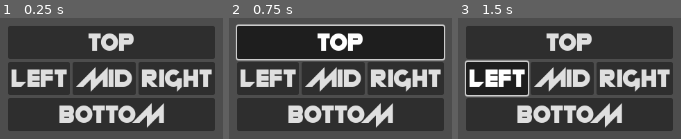
Above: before the commit, frames 1-3 (left to right).
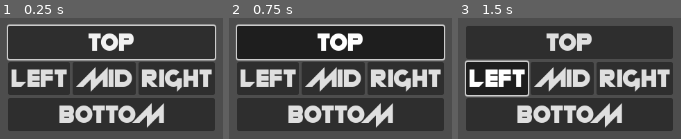
Above: after the commit, the same moments.

Repository: SytonK/settings-and-menus
Game: Godot game, scene res://UI/menus/button group/button_group_menu.tscn
Same seed, same stepped clock (60 frames per second), same inputs: the game is played once before the commit and once after it. The project has no main scene, so this scene is started directly.
Inputs:
- Up to frame 1 (0.25 s): no input
- Up to frame 2 (0.75 s): click "top" at 0.5 s
- Up to frame 3 (1.5 s): click "left" at 1.25 s

The runs differ from the first frame. In frame 1, 3.3% of the frame differs, in the area x 3-97%, y 4-36%; in frame 2, nothing differs; in frame 3, nothing differs.

Commit message:
init focus

Diff:
--- /dev/null
+++ b/UI/menus/button group/button_group_menu.gd
@@ -0,0 +1,7 @@
+extends Control
+
+
+@onready var top_button: Button = $VBoxContainer/TopButton
+
+func _ready() -> void:
+	top_button.grab_focus()
--- a/UI/menus/button group/button_group_menu.tscn
+++ b/UI/menus/button group/button_group_menu.tscn
@@ -1,7 +1,8 @@
-[gd_scene load_steps=3 format=3 uid="uid://dvmfo6jweuqar"]
+[gd_scene load_steps=4 format=3 uid="uid://dvmfo6jweuqar"]
 
 [ext_resource type="ButtonGroup" uid="uid://cr7pxp8bmybb5" path="res://UI/menus/button group/new_button_group.tres" id="1_072jk"]
 [ext_resource type="Theme" uid="uid://sb00nxlrtgi0" path="res://theme/base_theme.tres" id="1_hrgq1"]
+[ext_resource type="Script" path="res://UI/menus/button group/button_group_menu.gd" id="2_brn1y"]
 
 [node name="ButtonGroupMenu" type="Control"]
 layout_mode = 3
@@ -13,6 +14,7 @@
 grow_horizontal = 2
 grow_vertical = 2
 theme = ExtResource("1_hrgq1")
+script = ExtResource("2_brn1y")
 
 [node name="VBoxContainer" type="VBoxContainer" parent="."]
 layout_mode = 1
